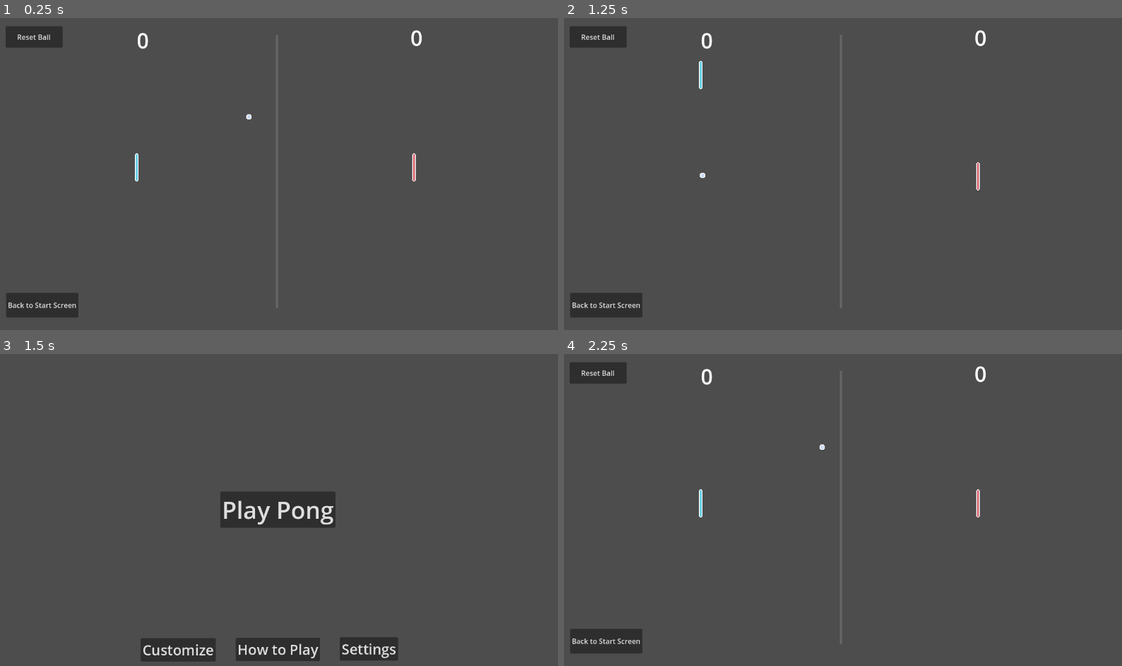
Above: before the commit, frames 1-4 (two rows, left to right).
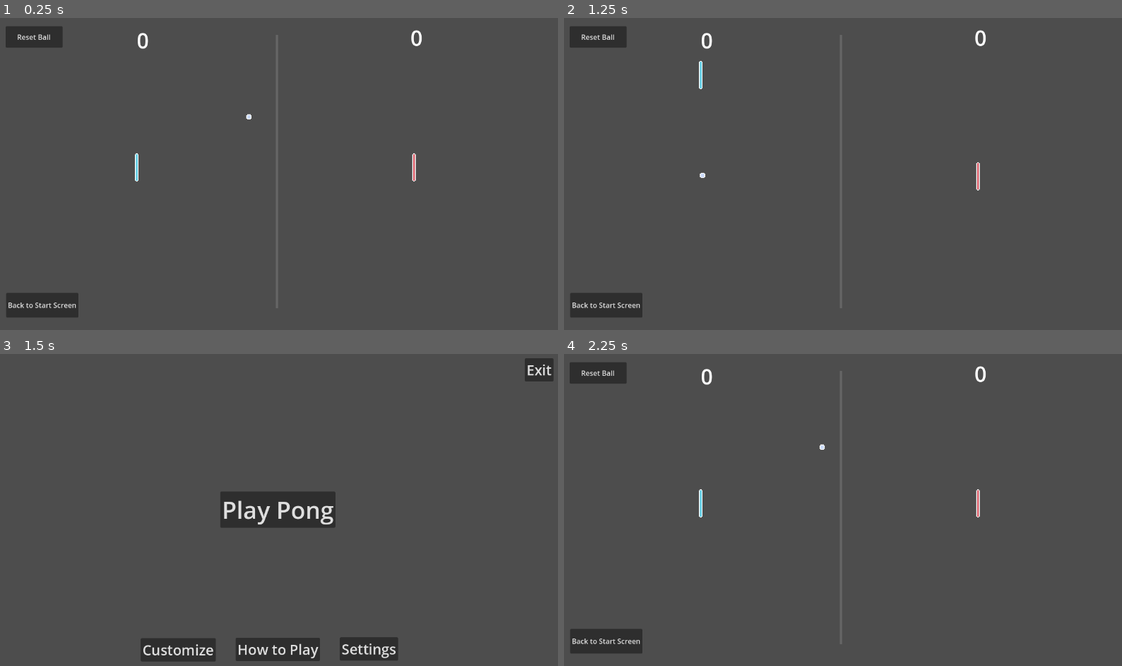
Above: after the commit, the same moments.

Repository: jordonbigelow/Pixel-Art-Pong
Game: Godot game, scene res://scenes/game_scene.tscn
Two runs of this game, one before a commit and one after it. Both use one fixed random seed, a clock stepped at 60 frames per second and the inputs below.
Inputs (mouse positions are in pixels of both pictures, inside the frame that each line leads up to):
- Up to frame 1 (0.25 s): no input
- Up to frame 2 (1.25 s): tap Enter at 0.5 s; move the mouse to (965, 158) at 0.52 s; hold W (p1_move_up) from 0.53 s (still down); tap K (p2_move_down) at 0.6 s; click (965, 158) at 0.67 s
- Up to frame 3 (1.5 s): release W (p1_move_up) at 1.25 s; click "Back to Start Screen" at 1.25 s
- Up to frame 4 (2.25 s): click "Play Pong" at 2 s

Frames 1-2 are identical in both runs. In frame 3, 0.3% of the frame differs, in the area x 94-100%, y 1-9%; in frame 4, nothing differs.

Commit message:
added an exit button

Diff:
--- a/scenes/start_screen.tscn
+++ b/scenes/start_screen.tscn
@@ -12,6 +12,9 @@
 default_font_size = 32
 
 [sub_resource type="Theme" id="Theme_y10mk"]
+default_font_size = 32
+
+[sub_resource type="Theme" id="Theme_hylpk"]
 default_font_size = 32
 
 [node name="StartScreen" type="Control"]
@@ -75,5 +78,16 @@
 theme = SubResource("Theme_y10mk")
 text = "Settings"
 
+[node name="Exit" type="Button" parent="."]
+layout_mode = 0
+offset_left = 1200.0
+offset_top = 16.0
+offset_right = 1265.0
+offset_bottom = 69.0
+theme = SubResource("Theme_hylpk")
+text = "Exit
+"
+
 [connection signal="pressed" from="Play" to="." method="_on_play_pressed"]
 [connection signal="pressed" from="HowToPlay" to="." method="_on_how_to_play_pressed"]
+[connection signal="pressed" from="Exit" to="." method="_on_exit_pressed"]
Not shown: 1 places in scenes/start_screen.tscn that only renumber resources
